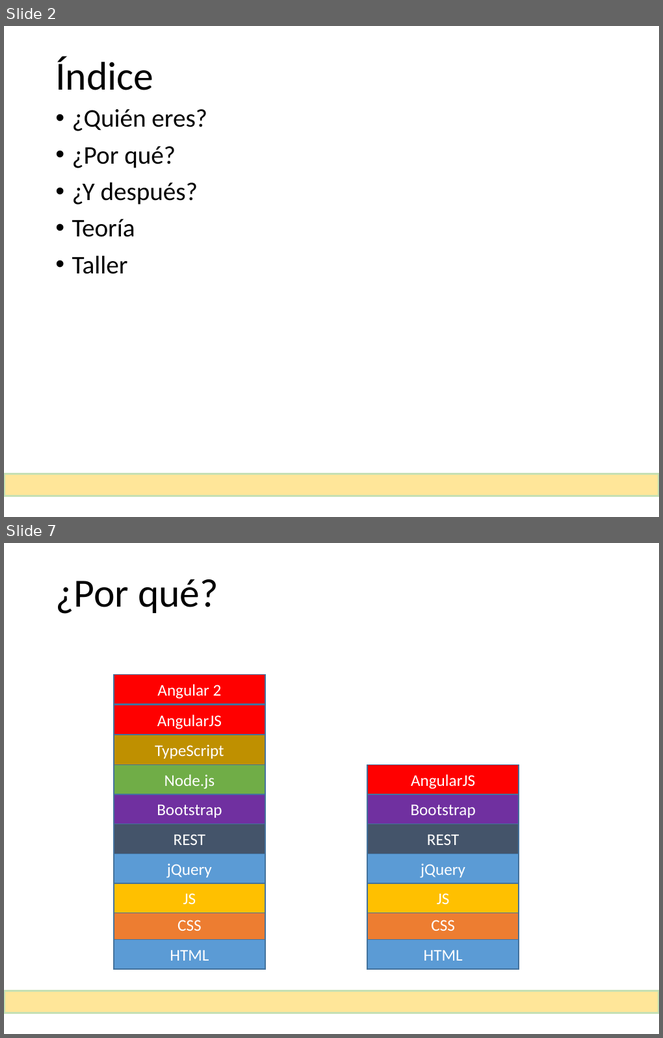
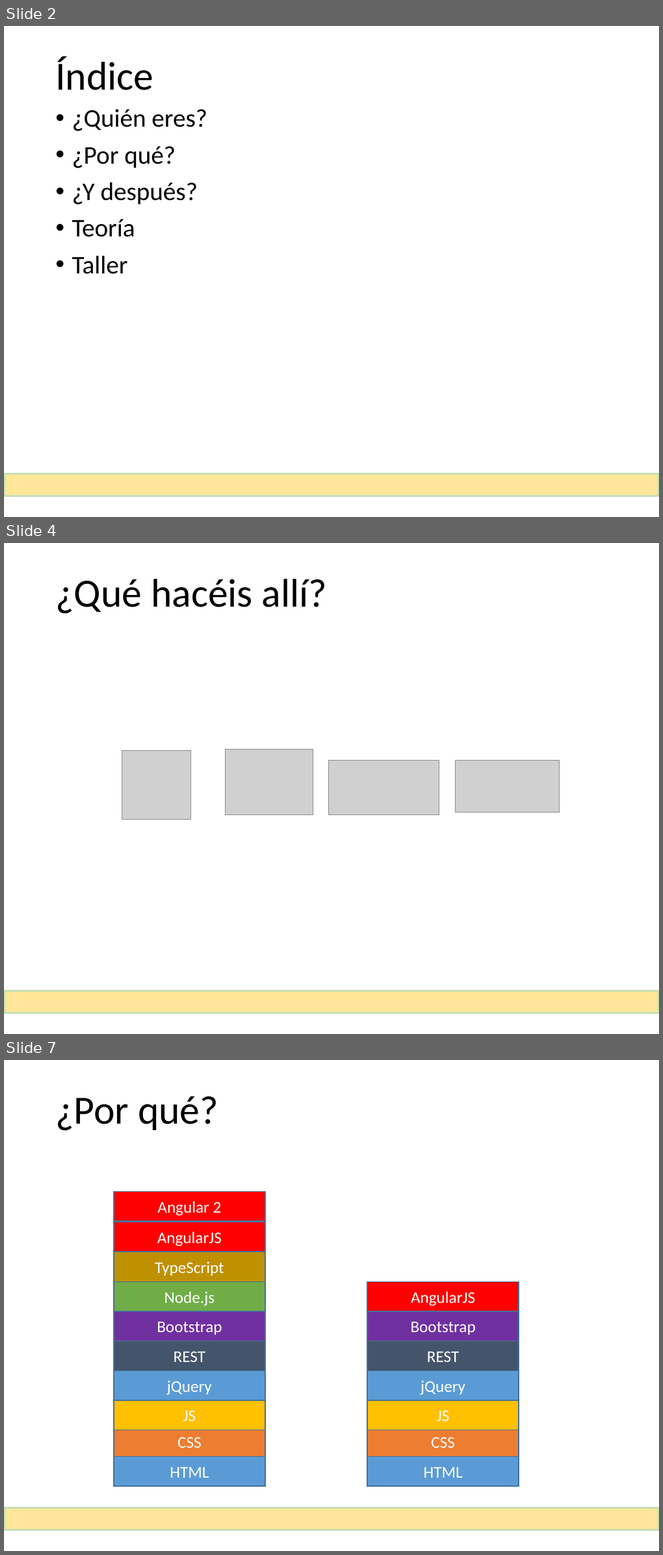
Before and after one commit to MarcosGinel/rss, a slide deck: documentacion/Taller de AngularJS.pptx. Shown one above the other, each under a label of ours: slides 2 and 7 before the commit, slides 2, 4 and 7 after it; the slides between them are not shown. The pictures are 663x1038 and 663x1555 pixels, drawn with LibreOffice and Linux fonts; fonts in the diff are those of the drawing; grey boxes stand for pictures. Boxes give left, top, right and bottom in pixels: in the first picture for what was removed or moved away, otherwise in the second. Text is boxed around its words. In the diff, an @@ line names an element or a change of style, - is before the commit and + after.

```diff
--- a/documentacion/Taller de AngularJS.pptx
+++ b/documentacion/Taller de AngularJS.pptx
@@ slide 4 added at [4, 543, 659, 1034], background #FFFFFF @@
@@ title added at [55, 579, 327, 614], 44 pt, text #000000 @@
+¿Qué hacéis allí?
@@ picture added at [122, 750, 191, 819] @@
@@ picture added at [226, 750, 313, 815] @@
@@ picture added at [329, 761, 439, 815] @@
@@ picture added at [456, 761, 560, 812] @@
@@ rectangle added at [4, 991, 659, 1013], fill #FFE699, outline #C5E0B4 2.25 pt @@
```
Also in this commit, not shown: 1 slide changed, 2 other slides added, 14 slides removed.
